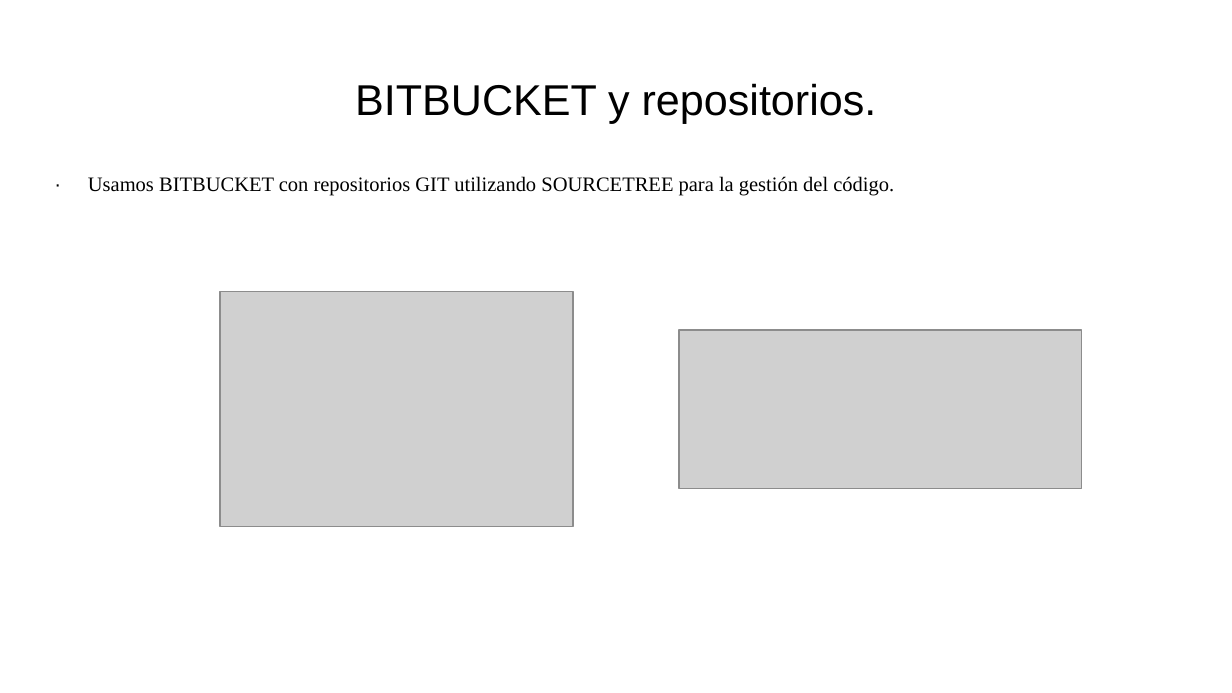
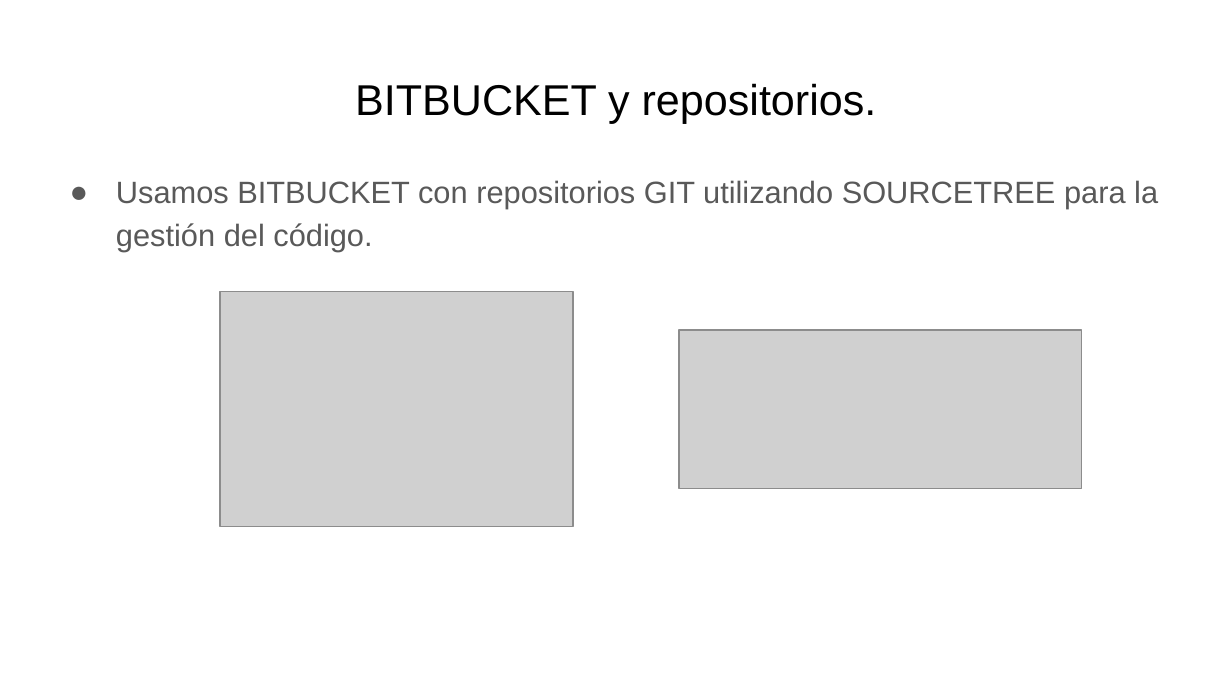
Before and after one commit to miguelmunval/presentacion, a slide deck: slide 9 of Tecnologías Usadas Dual.pptx (slide 8 before the commit). Drawn at 1232x693 pixels with LibreOffice and Linux fonts; fonts in the diff are those of the drawing; grey boxes stand for pictures. Boxes give left, top, right and bottom in pixels: in the first picture for what was removed or moved away, otherwise in the second. Text is boxed around its words. In the diff, an @@ line names an element or a change of style, - is before the commit and + after.

```diff
--- a/Tecnologías Usadas Dual.pptx
+++ b/Tecnologías Usadas Dual.pptx
@@ text at bbox=[116, 180, 1158, 252]: text changed; size 12 to 18 pt; font Times New Roman to Arial; text colour #000000 to #595959 @@
-· Usamos BITBUCKET con repositorios GIT utilizando SOURCETREE para la gestión del código.
+● Usamos BITBUCKET con repositorios GIT utilizando SOURCETREE para la gestión del código.
```
Also in this commit, not shown: 8 other slides changed, 2 slides added, 1 other file.
